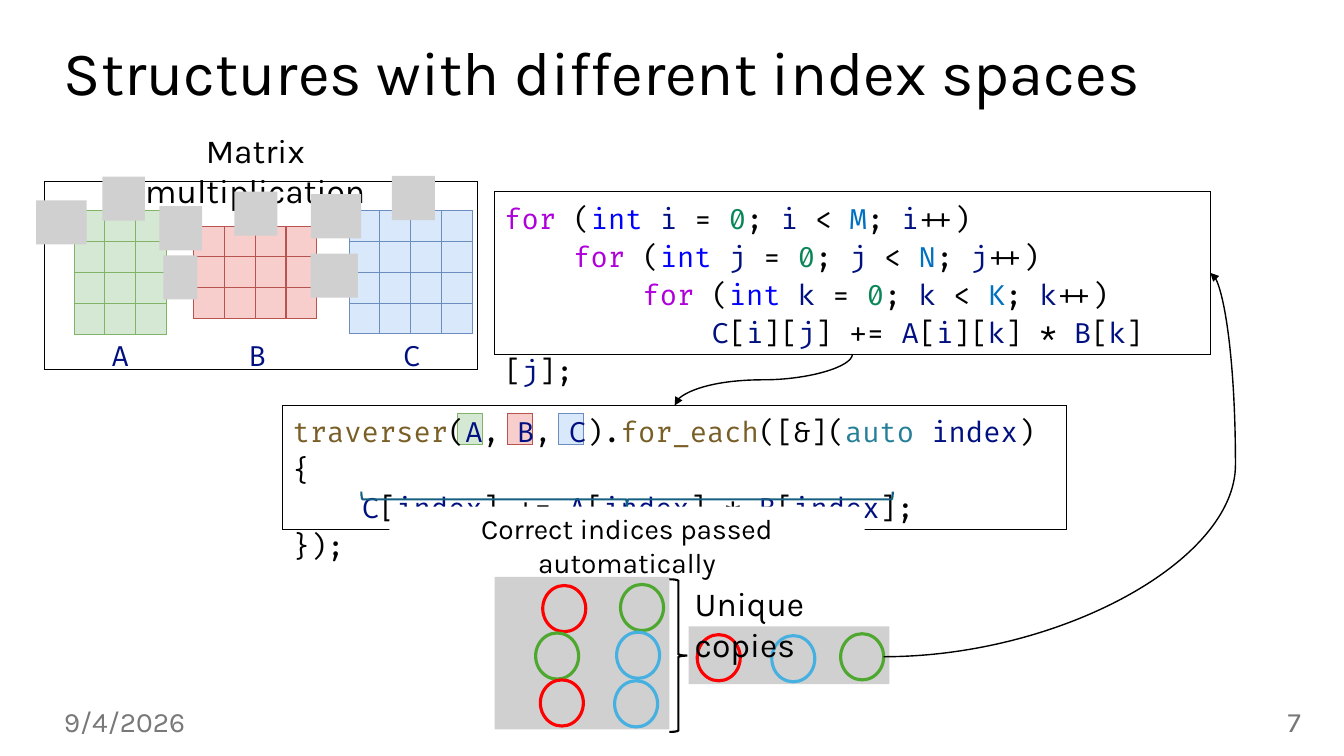
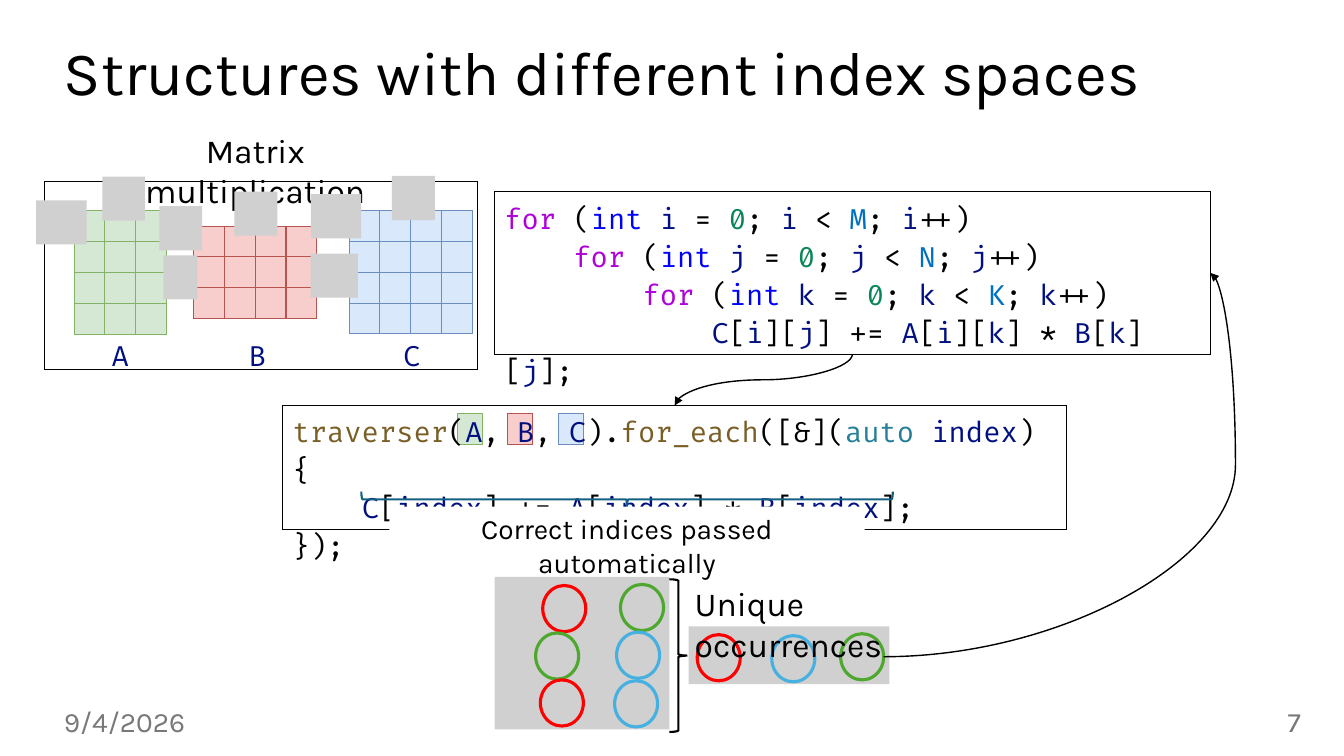
Before and after one commit to jiriklepl/phd-thesis, a slide deck: slide 7 of slides/Optimizing Memory Layouts and Traversal Orders in High-Performance Computing.pptx. Drawn at 1344x756 pixels with LibreOffice and Linux fonts; fonts in the diff are those of the drawing; grey boxes stand for pictures; background and template pictures are left out. Boxes give left, top, right and bottom in pixels: in the first picture for what was removed or moved away, otherwise in the second. Text is boxed around its words. In the diff, an @@ line names an element or a change of style, - is before the commit and + after.

Commit message:
new motivation; no img, no text

```diff
--- a/slides/Optimizing Memory Layouts and Traversal Orders in High-Performance Computing.pptx
+++ b/slides/Optimizing Memory Layouts and Traversal Orders in High-Performance Computing.pptx
@@ text at bbox=[695, 593, 882, 665]: text changed @@
-Unique copies
+Unique occurrences
```
Also in this commit, not shown: 9 other slides changed.
